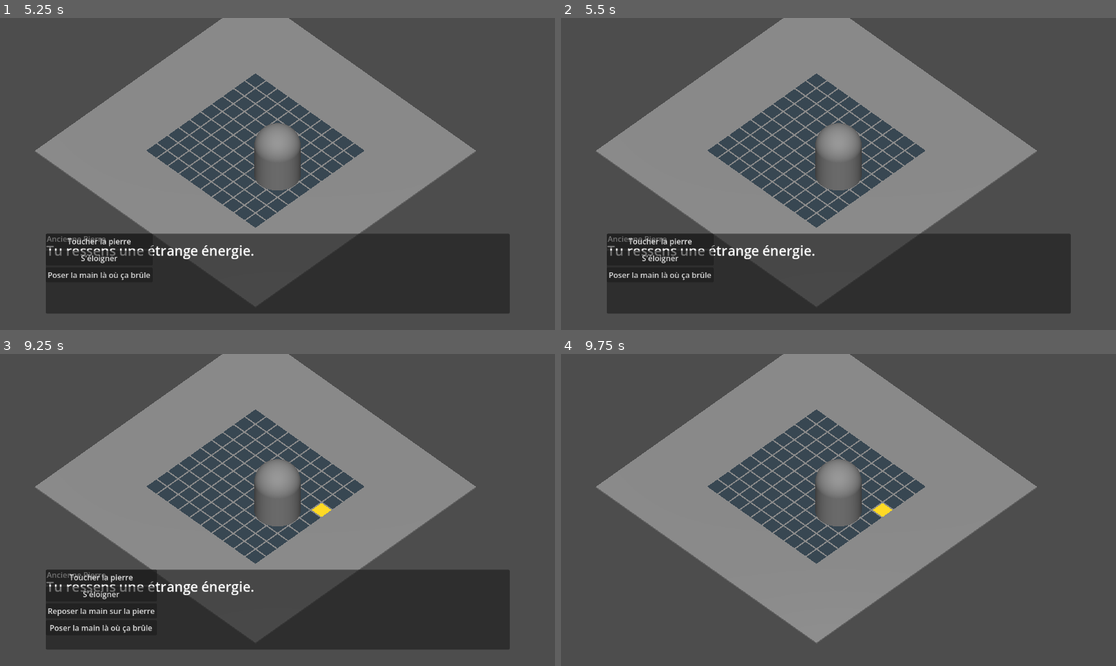
Above: before the commit, frames 1-4 (two rows, left to right).
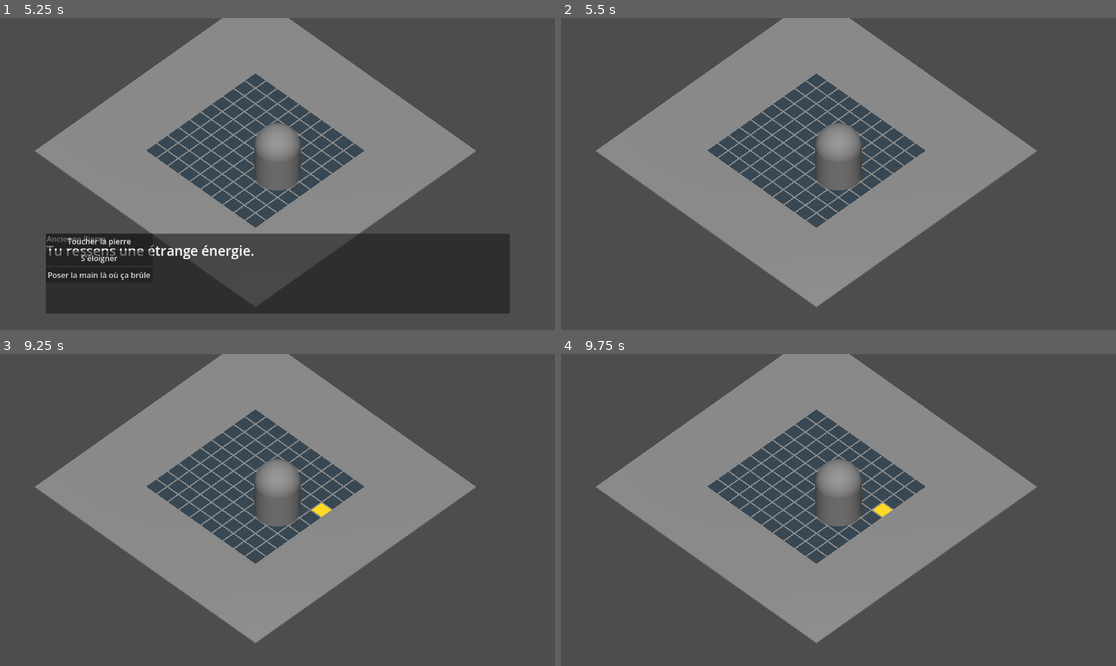
Above: after the commit, the same moments.

Repository: sillpct/lagoutte
Game: Godot game, scene res://scenes/main/main.tscn
Same seed, same stepped clock (60 frames per second), same inputs: the game is played once before the commit and once after it.
Inputs (mouse positions are in pixels of both pictures, inside the frame that each line leads up to):
- Up to frame 1 (5.25 s): click "Nouvelle Partie" at 0.5 s; tap Enter (ui_accept) at 1.25, 1.52, 1.55, 1.82, 2.1, 2.27, 2.57, 3.05, 3.77, 4.07 s; move the mouse to (399, 158) at 1.27 s; hold Right (ui_right) 1.28-2.03 s; hold E (interact) 1.28-2.03 s; click (399, 158) at 1.42 s; move the mouse to (166, 189) at 2.02 s; hold Down (ui_down) 2.03-2.78 s; click (166, 189) at 2.17 s; tap E (interact) at 2.3, 3.6, 5.1 s; move the mouse to (333, 105) at 2.77 s; hold Right (ui_right) 2.78-3.53 s; hold E (interact) 2.78-3.53 s; click (333, 105) at 2.92 s; move the mouse to (249, 236) at 3.52 s; hold Up (ui_up) 3.53-4.28 s; click (249, 236) at 3.67 s; move the mouse to (444, 220) at 4.27 s; hold Enter (ui_accept) 4.28-5.03 s; hold Left (ui_left) from 4.28 s (still down); click (444, 220) at 4.42 s; move the mouse to (111, 127) at 5.02 s; click (111, 127) at 5.17 s
- Up to frame 2 (5.5 s): keep holding Left (ui_left); tap Enter (ui_accept) at 5.27 s
- Up to frame 3 (9.25 s): tap Enter (ui_accept) at 5.57, 6.5, 6.8, 7.25, 7.35, 7.52, 7.82, 8, 8.27, 8.3, 8.57, 8.75, 9.02 s; release Left (ui_left) at 5.75 s; click (99, 578) at 5.75 s, where only the run before the commit has a clickable "Toucher la pierre"; move the mouse to (305, 510) at 6.52 s; hold Down (ui_down) 6.53-7.28 s; hold E (interact) 6.53-7.28 s; click (305, 510) at 6.67 s; move the mouse to (194, 432) at 7.27 s; hold Right (ui_right) 7.28-8.03 s; click (194, 432) at 7.42 s; tap E (interact) at 7.55, 8.85 s; move the mouse to (399, 494) at 8.02 s; hold Up (ui_up) 8.03-8.78 s; hold E (interact) 8.03-8.78 s; click (399, 494) at 8.17 s; move the mouse to (166, 525) at 8.77 s; hold Right (ui_right) from 8.78 s (still down); click (166, 525) at 8.92 s
- Up to frame 4 (9.75 s): tap Enter (ui_accept) at 9.32 s; release Right (ui_right) at 9.5 s; click (660, 594) at 9.5 s, where only the run before the commit has a clickable "S'éloigner"

Frame 1 is identical in both runs. In frame 2, 21% of the frame differs, in the area x 8-92%, y 69-95%; in frame 3, 21%; in frame 4, nothing differs.

Commit message:
feat: choix de dialogue au clavier

Diff:
--- a/scenes/entities/player.gd
+++ b/scenes/entities/player.gd
@@ -23,6 +23,12 @@
 
 func _physics_process(_delta: float) -> void:
 
+	if waiting_for_choice:
+		velocity.x = 0.0
+		velocity.z = 0.0
+		move_and_slide()
+		return
+
 	var input_dir := Vector3.ZERO
 	if Input.is_action_pressed("ui_up"):
 		input_dir.z -= 1
@@ -39,6 +45,9 @@
 
 func _input(event: InputEvent) -> void:
 
+	if waiting_for_choice:
+		handle_choice_input(event)
+		return
 	if event.is_action_pressed("interact"):
 		check_interaction()
 
@@ -75,18 +84,75 @@
 func show_choices(choices_container) -> void:
 
 	waiting_for_choice = true
+	selected_choice = 0
 	choices_container.show()
 	for choice in current_interactable.choices:
 		if not GameState.check_condition(choice.get("require", []), choice.get("forbid", [])):
 			continue
 		var choice_data = choice.duplicate(true)
-		var button := Button.new()
-		button.text = choice_data["text"]
-		button.pressed.connect(func():
-			apply_choice_effect(choice_data)
-			close_dialogue()
-		)
-		choices_container.add_child(button)
+		add_choice_button(choices_container, choice_data)
+	focus_selected_choice(choices_container)
+
+func add_choice_button(choices_container, choice_data: Dictionary) -> void:
+
+	var button_index: int = choices_container.get_child_count()
+	var button := Button.new()
+	button.focus_mode = Control.FOCUS_ALL
+	button.text = choice_data["text"]
+	button.mouse_entered.connect(func():
+		selected_choice = button_index
+		focus_selected_choice(choices_container)
+	)
+	button.pressed.connect(func():
+		confirm_choice(choice_data)
+	)
+	choices_container.add_child(button)
+
+func handle_choice_input(event: InputEvent) -> void:
+
+	var choices_container = get_tree().current_scene.get_node("DialogueUI/DialogueBox/ChoicesContainer")
+	if event.is_action_pressed("ui_up"):
+		move_choice_selection(choices_container, -1)
+		get_viewport().set_input_as_handled()
+	elif event.is_action_pressed("ui_down"):
+		move_choice_selection(choices_container, 1)
+		get_viewport().set_input_as_handled()
+	elif event.is_action_pressed("ui_accept"):
+		activate_selected_choice(choices_container)
+		get_viewport().set_input_as_handled()
+
+func move_choice_selection(choices_container, direction: int) -> void:
+
+	var choice_count: int = choices_container.get_child_count()
+	if choice_count == 0:
+		return
+	selected_choice = wrapi(selected_choice + direction, 0, choice_count)
+	focus_selected_choice(choices_container)
+
+func focus_selected_choice(choices_container) -> void:
+
+	var choice_count: int = choices_container.get_child_count()
+	if choice_count == 0:
+		return
+	selected_choice = clampi(selected_choice, 0, choice_count - 1)
+	var button := choices_container.get_child(selected_choice) as Button
+	if button != null:
+		button.grab_focus()
+
+func activate_selected_choice(choices_container) -> void:
+
+	var choice_count: int = choices_container.get_child_count()
+	if choice_count == 0:
+		return
+	selected_choice = clampi(selected_choice, 0, choice_count - 1)
+	var button := choices_container.get_child(selected_choice) as Button
+	if button != null:
+		button.pressed.emit()
+
+func confirm_choice(choice: Dictionary) -> void:
+
+	apply_choice_effect(choice)
+	close_dialogue()
 
 func apply_choice_effect(choice) -> void:
 
